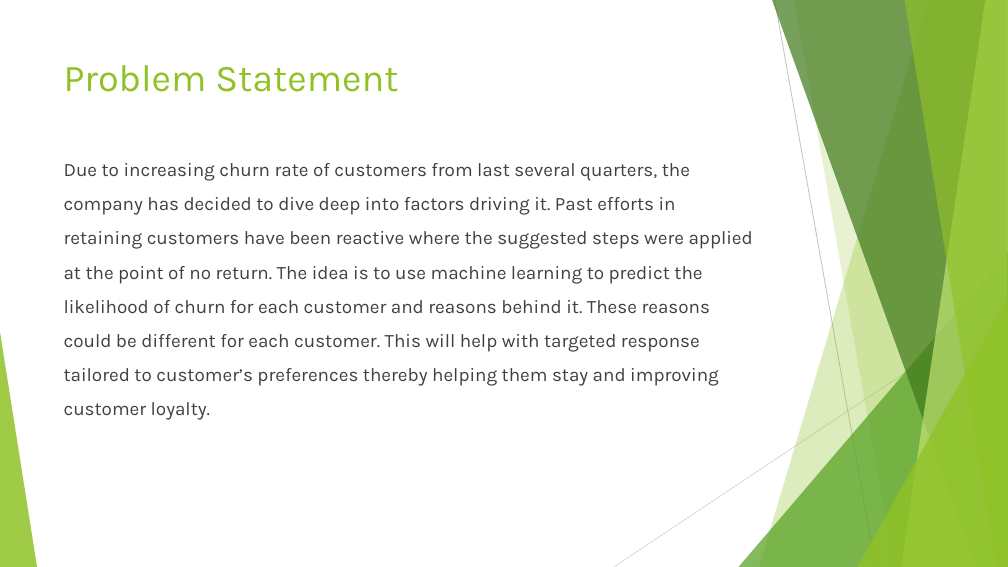
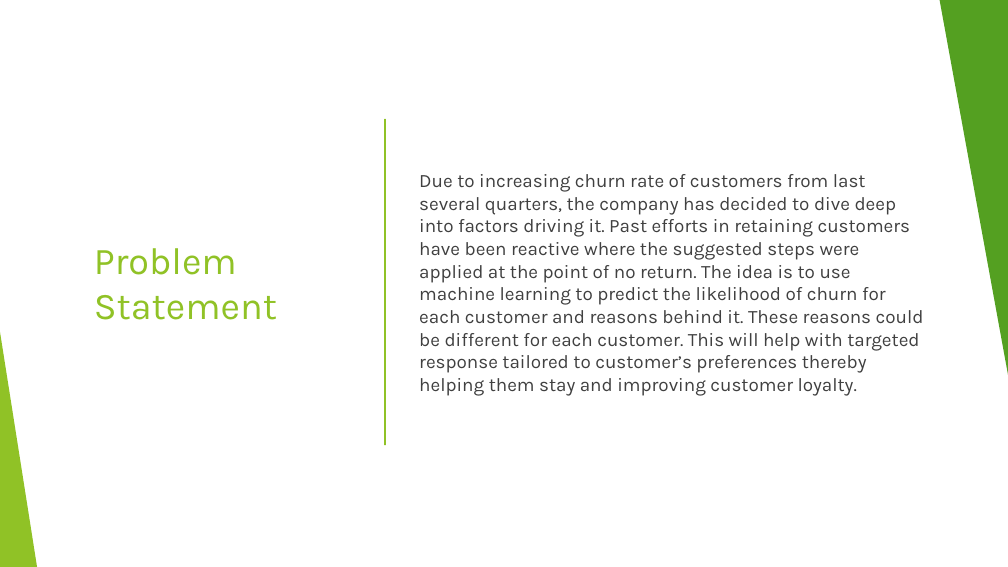
Before and after one commit to Prakul-github/Machine-Learning, a slide deck: slide 3 of Capstone_Project/Capstone project - Telecom Customer Churn.pptx. Drawn at 1008x567 pixels with LibreOffice and Linux fonts; fonts in the diff are those of the drawing. Boxes give left, top, right and bottom in pixels: in the first picture for what was removed or moved away, otherwise in the second. Text is boxed around its words. In the diff, an @@ line names an element or a change of style, - is before the commit and + after.

```diff
--- a/Capstone_Project/Capstone project - Telecom Customer Churn.pptx
+++ b/Capstone_Project/Capstone project - Telecom Customer Churn.pptx
@@ rectangle added at [0, 0, 1008, 567], fill #FFFFFF @@
@@ triangle added at [940, 0, 1008, 382], fill #54A021 @@
@@ title "Problem Statement": place and size @@
-title "Problem Statement" at [64, 65, 398, 92]
+title "Problem Statement" at [94, 248, 277, 320]
@@ title "Problem Statement" at [94, 248, 277, 320]: vertical alignment top to middle @@
@@ line added from (385, 119) to (385, 445), #90C226 1 pt @@
@@ text "Due to increasing churn rate ...": place and size @@
-text "Due to increasing churn rate ..." at [64, 163, 753, 420]
+text "Due to increasing churn rate ..." at [419, 174, 924, 396]
@@ text "Due to increasing churn rate ..." at [419, 174, 924, 396]: line spacing 1.5 to 1; vertical alignment top to middle @@
@@ triangle added at [0, 332, 37, 567], fill #90C226 @@
```
Also in this commit, not shown: 7 other slides changed, 8 slides added, 2 slides removed, 1 other file.
